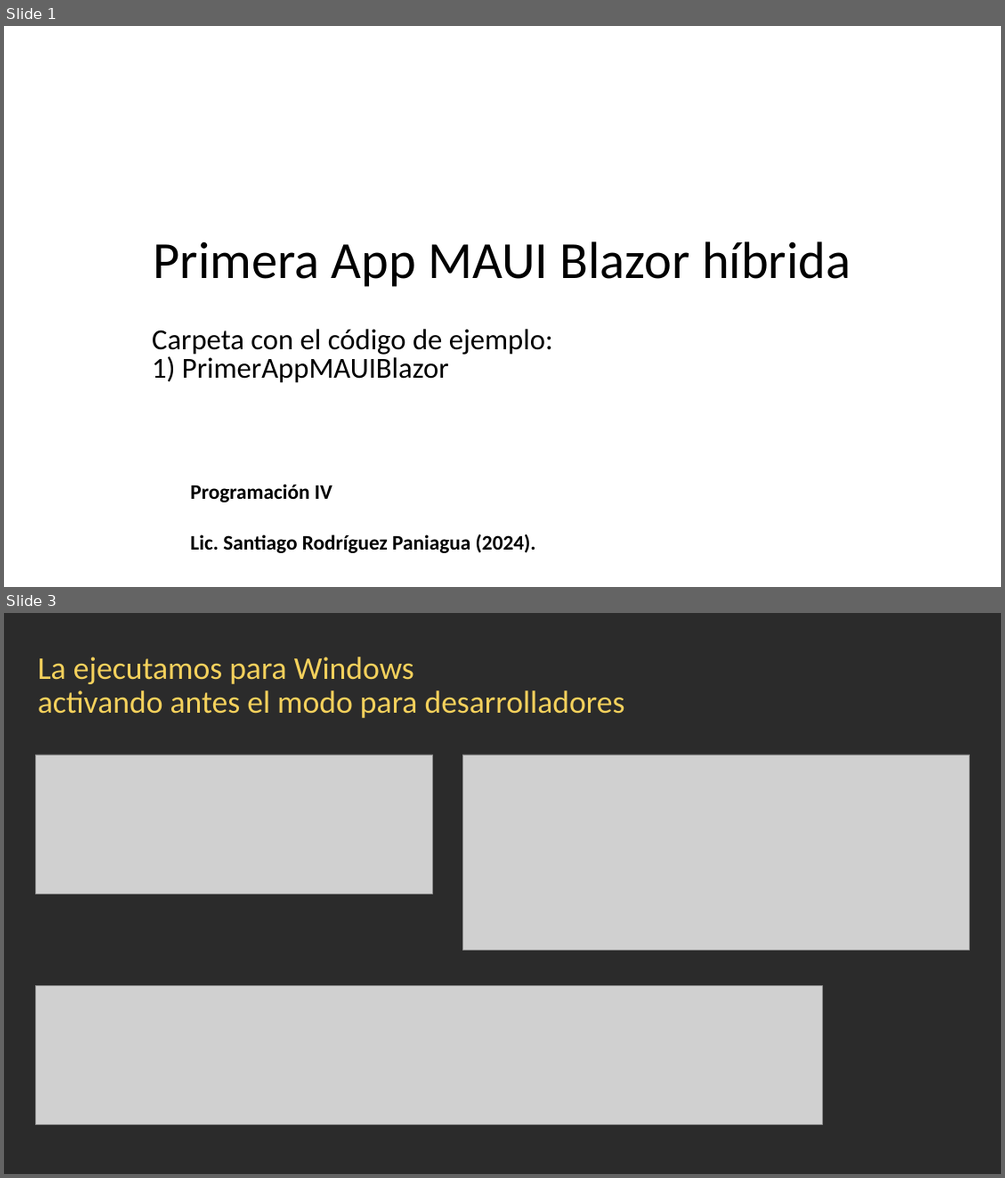
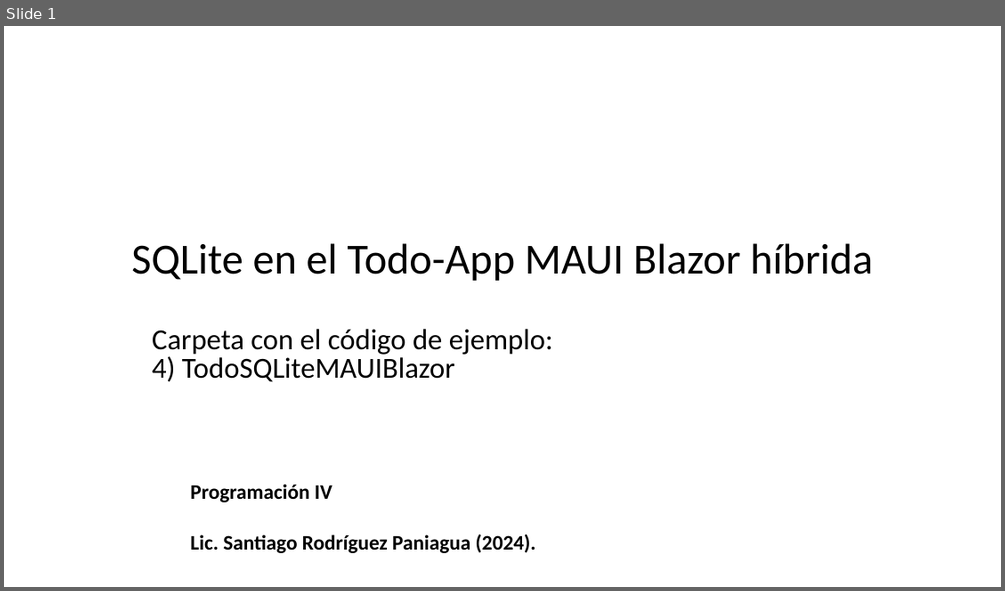
Before and after one commit to srodriguezp/.NetCore, a slide deck: 13) .Net MAUI/SQLite MAUI Blazor Híbrida (2024).pptx. Shown one above the other, each under a label of ours: slides 1 and 3 before the commit, slide 1 after it; the slides between them are not shown. The pictures are 1005x1178 and 1005x591 pixels, drawn with LibreOffice and Linux fonts; fonts in the diff are those of the drawing; grey boxes stand for pictures; background and template pictures are left out; a plain dark background stands for a picture behind light text. Boxes give left, top, right and bottom in pixels: in the first picture for what was removed or moved away, otherwise in the second. Text is boxed around its words. In the diff, an @@ line names an element or a change of style, - is before the commit and + after.

Commit message:
Update de SQLite + Maui Blazor

```diff
--- a/13) .Net MAUI/SQLite MAUI Blazor Híbrida (2024).pptx
+++ b/13) .Net MAUI/SQLite MAUI Blazor Híbrida (2024).pptx
@@ slide 3 removed at <box>4,613,1001,1174</box>, background picture (left out) @@
@@ text removed at <box>38,657,625,718</box> @@
-La ejecutamos para Windows
-activando antes el modo para desarrolladores
@@ picture removed at <box>35,755,432,893</box> @@
@@ picture removed at <box>462,755,970,949</box> @@
@@ picture removed at <box>35,985,821,1124</box> @@
@@ slide 1 changed as well @@
@@ text at <box>131,243,873,281</box>: text changed; size 100.3 to 82.6 pt @@
-Primera App MAUI Blazor híbrida
+SQLite en el Todo-App MAUI Blazor híbrida
@@ text at <box>152,354,455,382</box>: text changed @@
-1) PrimerAppMAUIBlazor
+4) TodoSQLiteMAUIBlazor
```
Also in this commit, not shown: 3 slides added, 22 other slides removed, 44 other files.
